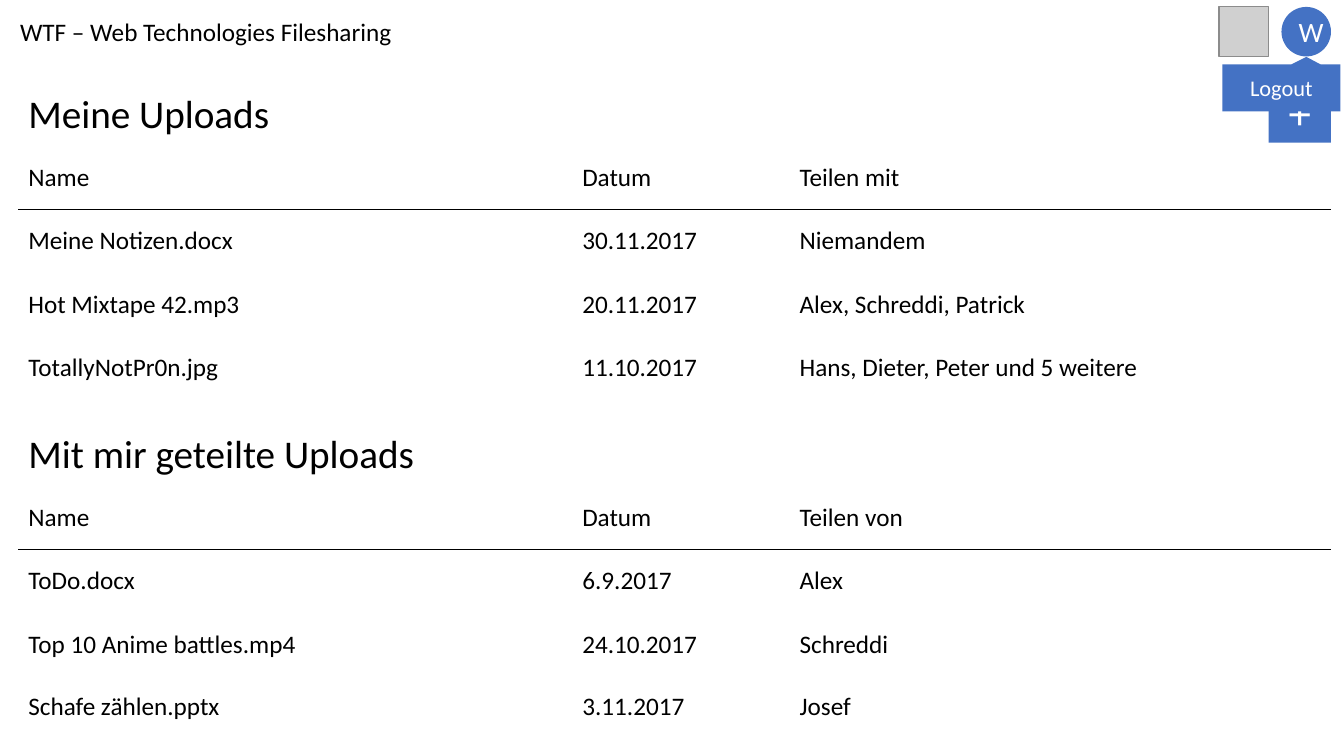
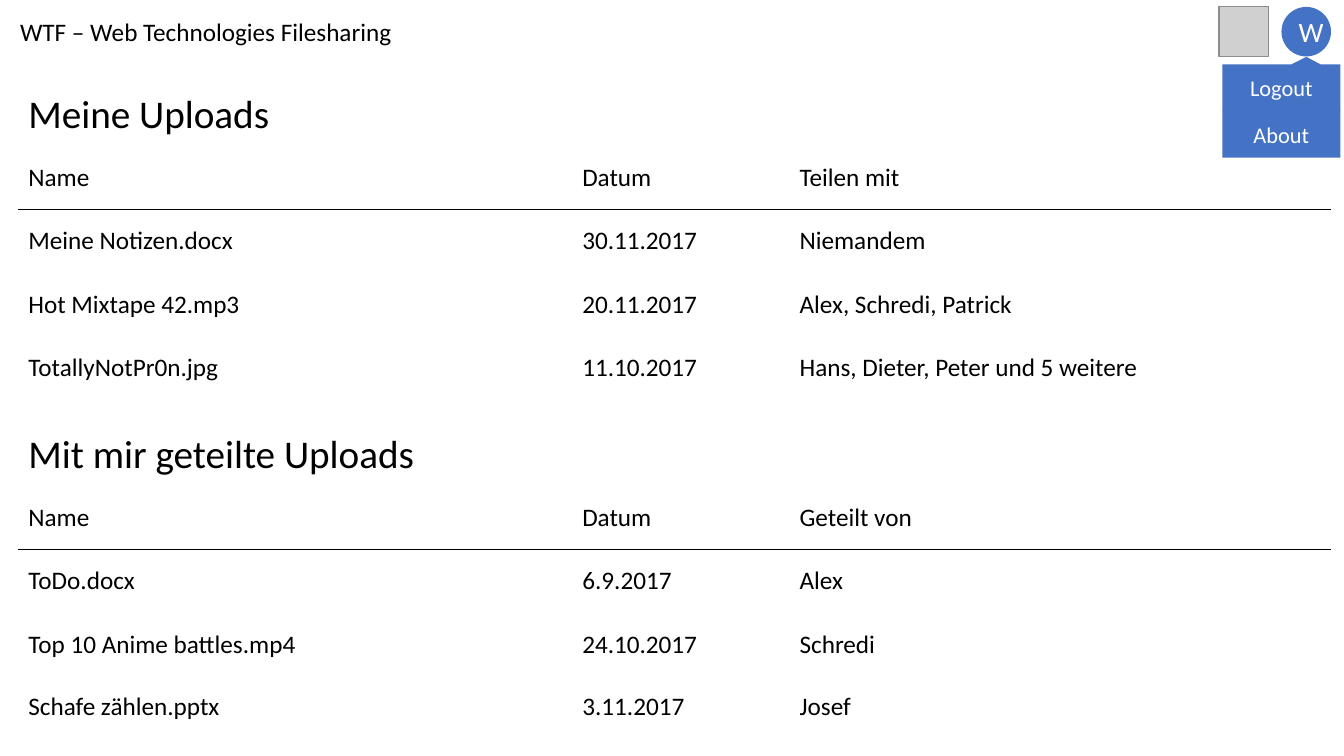
Before and after one commit to iAIex/WT, a slide deck: slide 8 of Filehost/Mockup.pptx. Drawn at 1344x756 pixels with LibreOffice and Linux fonts; fonts in the diff are those of the drawing; grey boxes stand for pictures; background and template pictures are left out. Boxes give left, top, right and bottom in pixels: in the first picture for what was removed or moved away, otherwise in the second. Text is boxed around its words. In the diff, an @@ line names an element or a change of style, - is before the commit and + after.

```diff
--- a/Filehost/Mockup.pptx
+++ b/Filehost/Mockup.pptx
@@ rectangle added at (1223,111,1341,158), fill #4472C4, 16 pt, text #FFFFFF @@
+About
@@ text at (28,295,1011,317): text changed @@
-Hot Mixtape 42.mp3 20.11.2017 Alex, Schreddi, Patrick
+Hot Mixtape 42.mp3 20.11.2017 Alex, Schredi, Patrick
@@ text at (28,508,912,526): text changed @@
-Name Datum Teilen von
+Name Datum Geteilt von
@@ text at (28,635,875,657): text changed @@
-Top 10 Anime battles.mp4 24.10.2017 Schreddi
+Top 10 Anime battles.mp4 24.10.2017 Schredi
```
Also in this commit, not shown: 1 other slide changed, 2 slides added.
